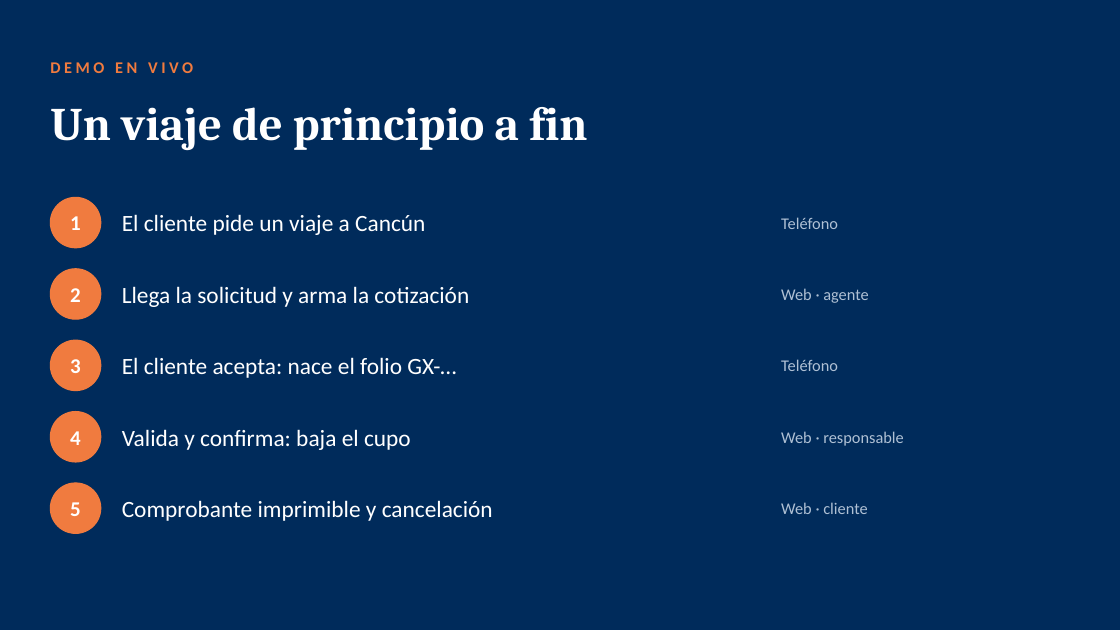
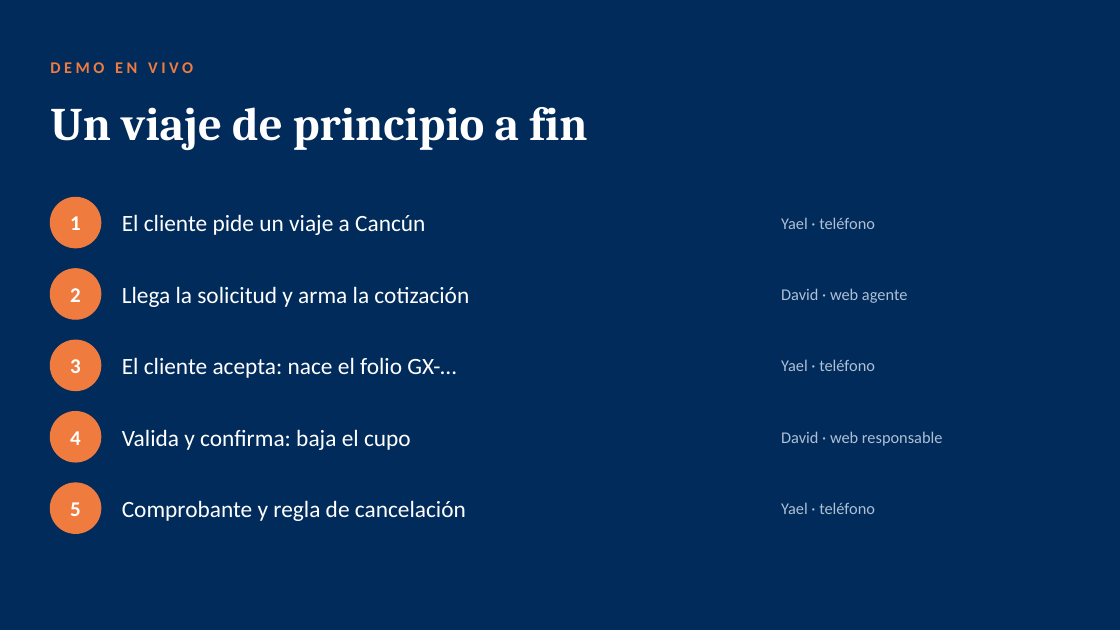
Before and after one commit to DavidVerguita/GERONEX_Equipo5, a slide deck: slide 25 of docs/Presentacion_GERONEX_Final.pptx (slide 14 before the commit). Drawn at 1120x630 pixels with LibreOffice and Linux fonts; fonts in the diff are those of the drawing. Boxes give left, top, right and bottom in pixels: in the first picture for what was removed or moved away, otherwise in the second. Text is boxed around its words. In the diff, an @@ line names an element or a change of style, - is before the commit and + after.

```diff
--- a/docs/Presentacion_GERONEX_Final.pptx
+++ b/docs/Presentacion_GERONEX_Final.pptx
@@ text at [781, 217, 875, 229]: text changed @@
-Teléfono
+Yael · teléfono
@@ text at [781, 288, 907, 303]: text changed @@
-Web · agente
+David · web agente
@@ text at [781, 359, 875, 371]: text changed @@
-Teléfono
+Yael · teléfono
@@ text at [781, 431, 943, 446]: text changed @@
-Web · responsable
+David · web responsable
@@ text at [122, 500, 466, 521]: text changed @@
-Comprobante imprimible y cancelación
+Comprobante y regla de cancelación
@@ text at [781, 502, 875, 514]: text changed @@
-Web · cliente
+Yael · teléfono
```
Also in this commit, not shown: 16 other slides changed, 9 slides added, 1 slide removed, 39 other files.
